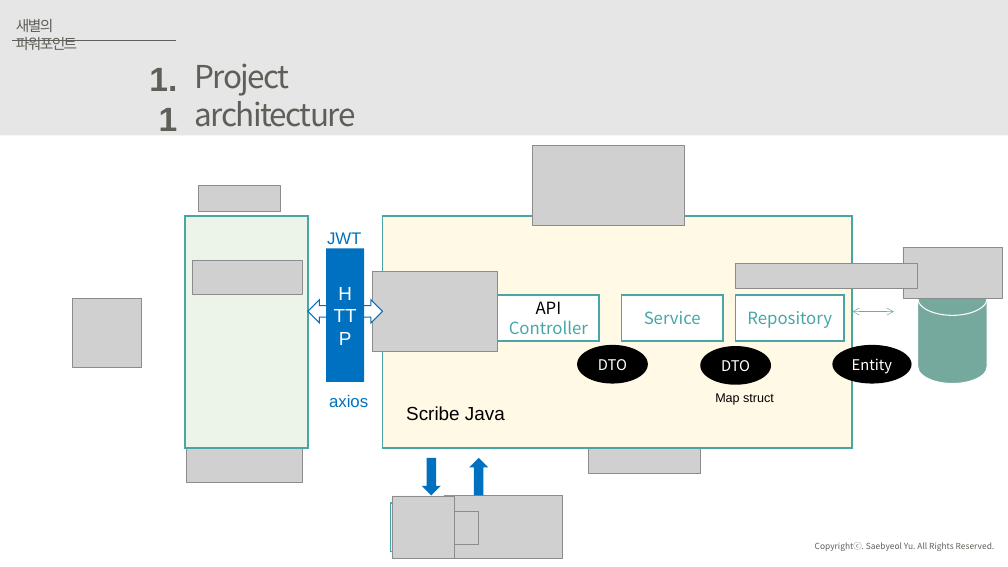
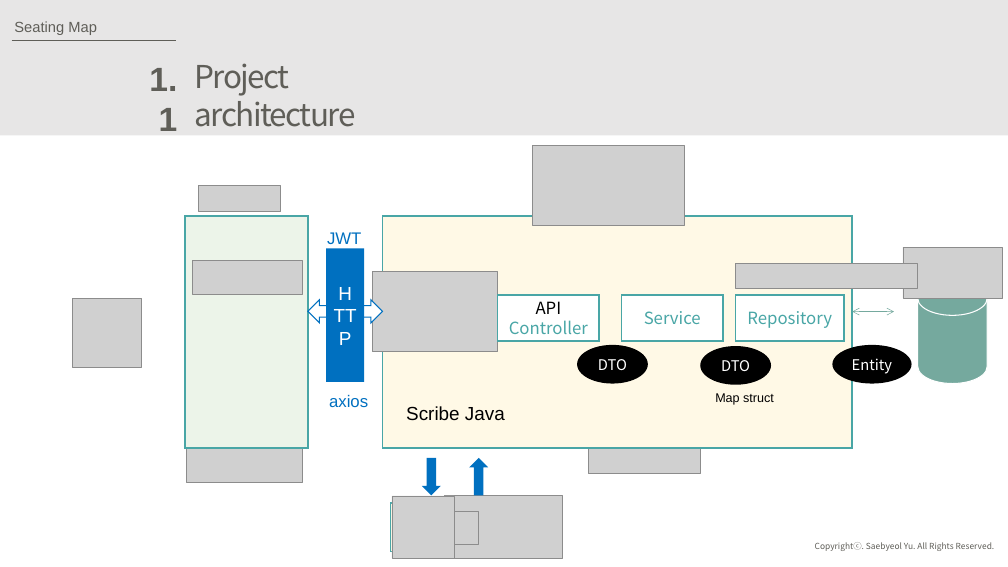
Before and after one commit to JuJinPark/interproject-process, a slide deck: slide 4 of 발표/internProject(20191010).pptx. Drawn at 1008x567 pixels with LibreOffice and Linux fonts; fonts in the diff are those of the drawing; grey boxes stand for pictures. Boxes give left, top, right and bottom in pixels: in the first picture for what was removed or moved away, otherwise in the second. Text is boxed around its words. In the diff, an @@ line names an element or a change of style, - is before the commit and + after.

```diff
--- a/발표/internProject(20191010).pptx
+++ b/발표/internProject(20191010).pptx
@@ text at box(14, 21, 97, 35): text changed @@
-새별의 파워포인트
+Seating Map
```
Also in this commit, not shown: 16 other slides changed, 1 slide added.
